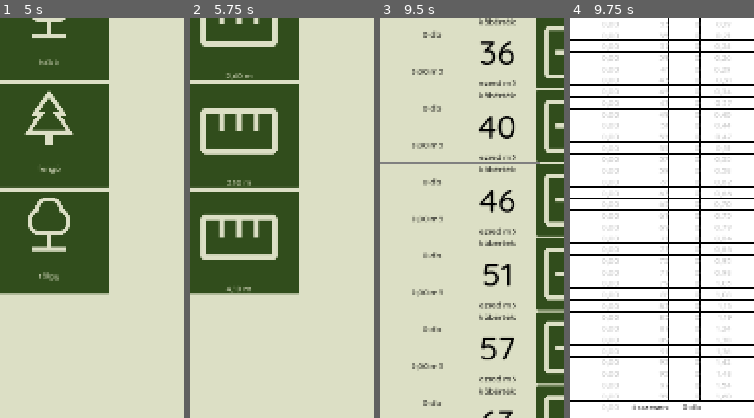
Above: before the commit, frames 1-4 (left to right).
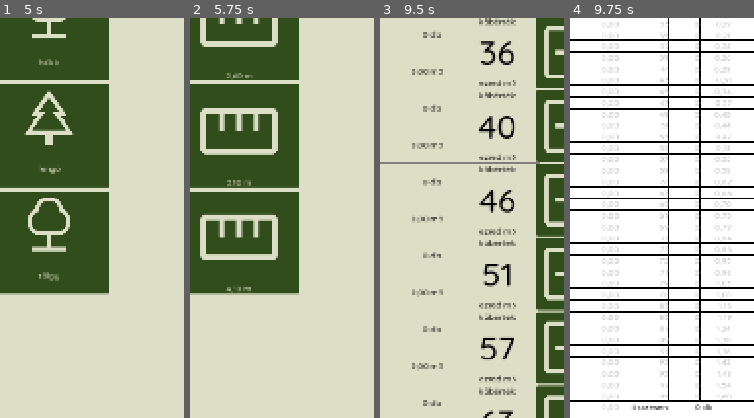
Above: after the commit, the same moments.

Repository: rolika/kob_g
Game: Godot game, scene res://main.tscn
The game is run twice, just before and just after one commit, with the same random seed, the same clock (stepped at 60 frames per second) and the same inputs.
Inputs (mouse positions are % of the whole screen's width and height, from its top left):
- Up to frame 1 (5 s): click (94, 3) at 0.52 s; click (56, 23) at 1.27 s; type "12" at 1.35 s; click (56, 32) at 1.5 s; type "12" at 1.58 s; click (56, 41) at 1.73 s; type "12" at 1.82 s; click (56, 50) at 2.02 s; type "12" at 2.1 s; click "század (két izedes)" at 2.75 s; click "ezred (három tizedes)" at 3.5 s; click (94, 3) at 4.27 s
- Up to frame 2 (5.75 s): click "akác" at 5 s
- Up to frame 3 (9.5 s): click "2,00 m" at 5.75 s; click (88, 18) at 6.52 s; click (12, 18) at 7.25 s; click (88, 18) at 8.02 s; click (12, 18) at 8.75 s
- Up to frame 4 (9.75 s): click (94, 3) at 9.52 s
The pictures show only the part of the screen within x 37-87%, y 32-82%; the shares and areas given below are measured in that part.

Frames 1-3 are identical in both runs. In frame 4, 0.2% of the frame differs, in the area x 61-78%, y 96-98%.

Commit message:
show quantity in separate columns

Diff:
--- a/scripts/pile.gd
+++ b/scripts/pile.gd
@@ -139,11 +139,8 @@
 func get_length_dm() -> int:
     return int(length * 10)
 
-func _get_total_quantity() -> int:
+func get_total_quantity() -> int:
     var total_pieces = 0
     for count in counter.values():
         total_pieces += count
     return total_pieces
-
-func get_total_quantity_formatted() -> String:
-    return str(_get_total_quantity()) + " db"
--- a/scripts/report.gd
+++ b/scripts/report.gd
@@ -42,14 +42,15 @@
     volume_value.horizontal_alignment = HORIZONTAL_ALIGNMENT_RIGHT
     var total_quantity_value: Label = Label.new()
     total_quantity_value.horizontal_alignment = HORIZONTAL_ALIGNMENT_RIGHT
-    var spacer: Label = Label.new()
+    var quantity_label: Label = Label.new()
+    quantity_label.horizontal_alignment = HORIZONTAL_ALIGNMENT_LEFT
     total_label.text = "összesen:"
     volume_value.text = CurrentPile.get_total_volume_formatted()
-    total_quantity_value.text = CurrentPile.get_total_quantity_formatted()
-    spacer.text = ""
+    total_quantity_value.text = str(CurrentPile.get_total_quantity())
+    quantity_label.text = " db"
     $Report/ReportGrid.add_child(total_label)
     $Report/ReportGrid.add_child(total_quantity_value)
-    $Report/ReportGrid.add_child(spacer)
+    $Report/ReportGrid.add_child(quantity_label)
     $Report/ReportGrid.add_child(volume_value)
     var today = Time.get_date_dict_from_system()
     var date_fmt = DATE_FMT % [today.year, today.month, today.day]
